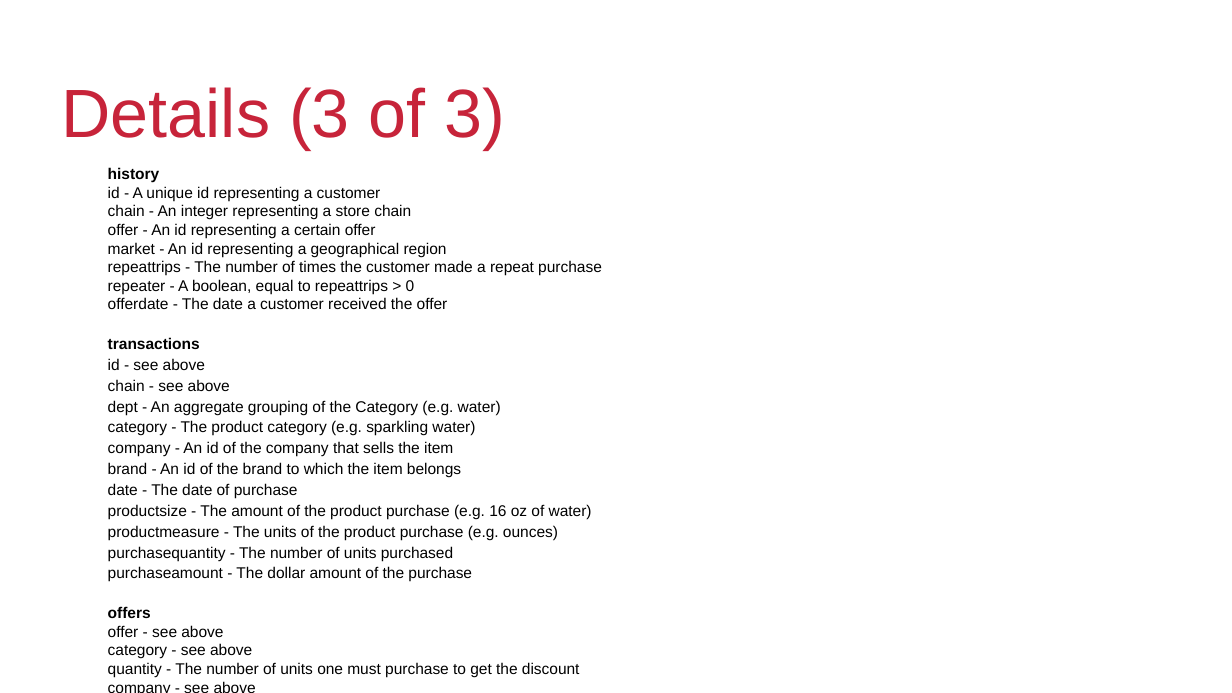
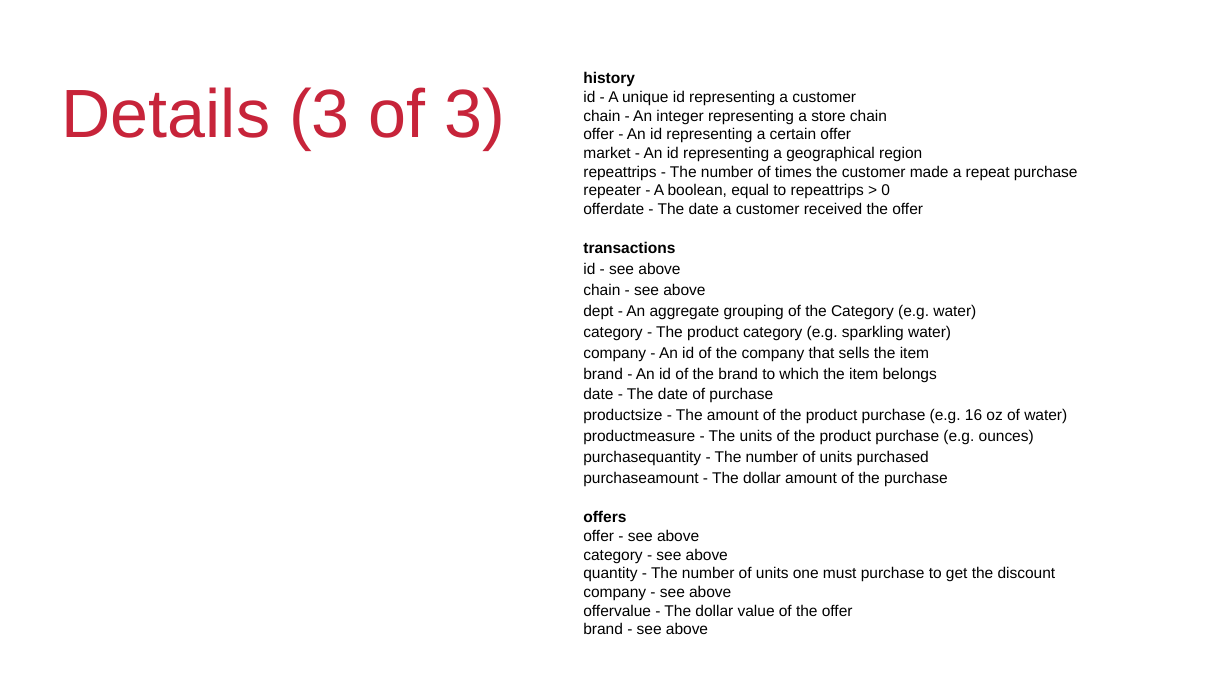
Before and after one commit to kalyanb29/Customer, a slide deck: slide 8 of Analytics.pptx. Drawn at 1232x693 pixels with LibreOffice and Linux fonts; fonts in the diff are those of the drawing; background and template pictures are left out. Boxes give left, top, right and bottom in pixels: in the first picture for what was removed or moved away, otherwise in the second. Text is boxed around its words. In the diff, an @@ line names an element or a change of style, - is before the commit and + after.

```diff
--- a/Analytics.pptx
+++ b/Analytics.pptx
@@ text "history" rewrapped from (108,167,602,693) to (583,71,1078,634) @@
```
Also in this commit, not shown: 8 other slides changed, 1 slide added.
